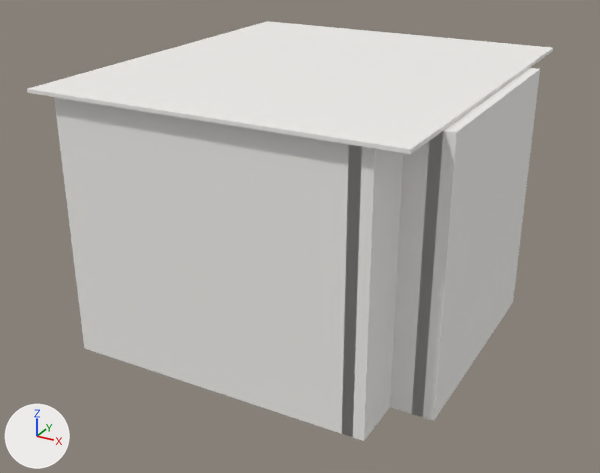
Before and after pictures for a commit that changed the Blender file scenes/master_bedroom.blend.
Rendered twice from a camera (50 mm lens) standing at (6.19, -6.2, 5.06) and looking at (1.79, 1.81, 1.05). Every picture has the same lights, and +X, +Y and +Z are marked at lower left. The older version comes first.

The first picture shows 'CEIL_MasterBedroom', 'WALL_East_Pier_S', 'WALL_East_RecessBack', 'WALL_Recess_Jamb_S', 'WALL_South_Partition'.
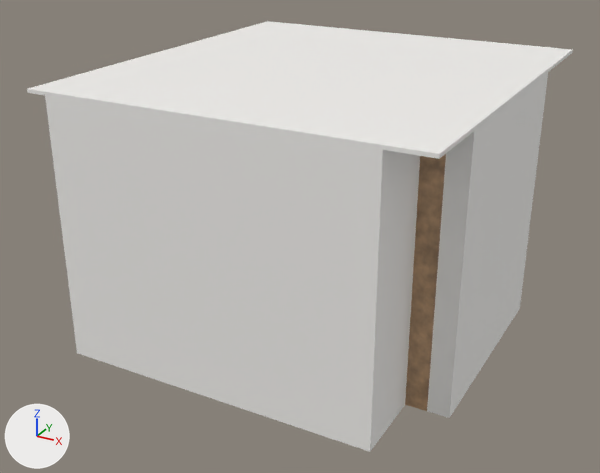
The change, as a diff of the scene's bpy script:
```diff
--- a/scenes/master_bedroom.blend.py
+++ b/scenes/master_bedroom.blend.py
@@ me_ceil_masterbedroom @@
 # used by ob_ceil_masterbedroom; location = (0.0, 0.0, 0.0)
-me_ceil_masterbedroom.from_pydata(...)  # 8 vertices, 6 faces; spans x -0.24..3.91, y -0.24..4.5, z 3.0..3.04
+me_ceil_masterbedroom.from_pydata(...)  # 8 vertices, 6 faces; spans x -0.24..4.16, y -0.24..4.5, z 3.0..3.04
+# me_ceil_masterbedroom part 1: the whole mesh is scaled about its middle by (1.06, 1, 1), then moved by (0.12, 0.0, 0.0)
 me_ceil_masterbedroom.materials.append(mat_pnt_wall_ceiling_offwhite)
@@ me_wall_south_partition @@
 # used by ob_wall_south_partition; location = (0.0, 0.0, 0.0)
-me_wall_south_partition.from_pydata(...)  # 14 vertices, 8 faces; spans x 0.0..3.43, y -0.12..0.12, z 0.0..3.0
+me_wall_south_partition.from_pydata(...)  # 19 vertices, 11 faces; spans x 0.0..3.43, y -0.24..0.0, z 0.0..3.0
+# me_wall_south_partition part 2: the whole mesh is rebuilt
 me_wall_south_partition.materials.append(mat_pnt_wall_ceiling_offwhite)
@@ me_wall_east_pier_s @@
 # used by ob_wall_east_pier_s; location = (0.0, 0.0, 0.0)
-me_wall_east_pier_s.from_pydata(...)  # 8 vertices, 6 faces; spans x 3.32..3.56, y -0.12..0.63, z 0.0..3.0
+me_wall_east_pier_s.from_pydata(...)  # 8 vertices, 6 faces; spans x 3.43..3.67, y -0.24..0.63, z 0.0..3.0
+# me_wall_east_pier_s part 3: the whole mesh is scaled about its middle by (1, 1.16, 1), then moved by (0.12, -0.06, 0.0)
 me_wall_east_pier_s.materials.append(mat_pnt_wall_ceiling_offwhite)
@@ me_wall_east_recessback @@
 # used by ob_wall_east_recessback; location = (0.0, 0.0, 0.0)
-me_wall_east_recessback.from_pydata(...)  # 8 vertices, 6 faces; spans x 3.8..4.03, y 0.51..3.38, z 0.0..3.0
+me_wall_east_recessback.from_pydata(...)  # 8 vertices, 6 faces; spans x 3.91..4.16, y 0.63..3.27, z 0.0..3.0
+# me_wall_east_recessback part 4: the whole mesh is scaled about its middle by (1, 0.916, 1), then moved by (0.12, 0.0, 0.0)
 me_wall_east_recessback.materials.append(mat_pnt_wall_ceiling_offwhite)
@@ me_joi_wardrobe_run_plinth @@
+me_joi_wardrobe_run_plinth.from_pydata(...)  # a box spanning x 3.48..3.92, y 0.64..3.26, z 0.0..0.1
+me_joi_wardrobe_run_plinth.materials.append(mat_wd_beech_veneer_stain)
@@ ob_wall_recess_jamb_s @@
-ob_wall_recess_jamb_s = bpy.data.objects.new('WALL_Recess_Jamb_S', me_wall_recess_jamb_s)
-ob_wall_recess_jamb_s.location = (0.0, 0.0, 0.0)
@@ ob_joi_wardrobe_run_plinth @@
+ob_joi_wardrobe_run_plinth = bpy.data.objects.new('JOI_Wardrobe_Run_Plinth', me_joi_wardrobe_run_plinth)
+ob_joi_wardrobe_run_plinth.location = (0.0, 0.0, 0.0)
```

Pixel boxes (x1, y1, x2, y2) of what changed, in the pictures (600 x 473 px):
'WALL_South_Partition', reshaped
    before: (54, 97, 362, 437)
    after: (45, 96, 356, 444)
'CEIL_MasterBedroom', rescaled
    before: (27, 21, 553, 154)
    after: (27, 21, 573, 159)
'WALL_East_RecessBack', moved, rescaled
    before: (412, 68, 540, 421)
    after: (427, 73, 548, 418)
'WALL_East_Pier_S', moved, rescaled (19% wider)
    before: (342, 144, 403, 441)
    after: (347, 146, 420, 452)
'WALL_Recess_Jamb_S', deleted
    before: (390, 131, 443, 417)
'JOI_Wardrobe_Run_Plinth', added (mostly hidden)
    after: (405, 397, 428, 411)
'JOI_Wardrobe_Run', unchanged, uncovered by the edit
    after: (406, 154, 446, 403)
